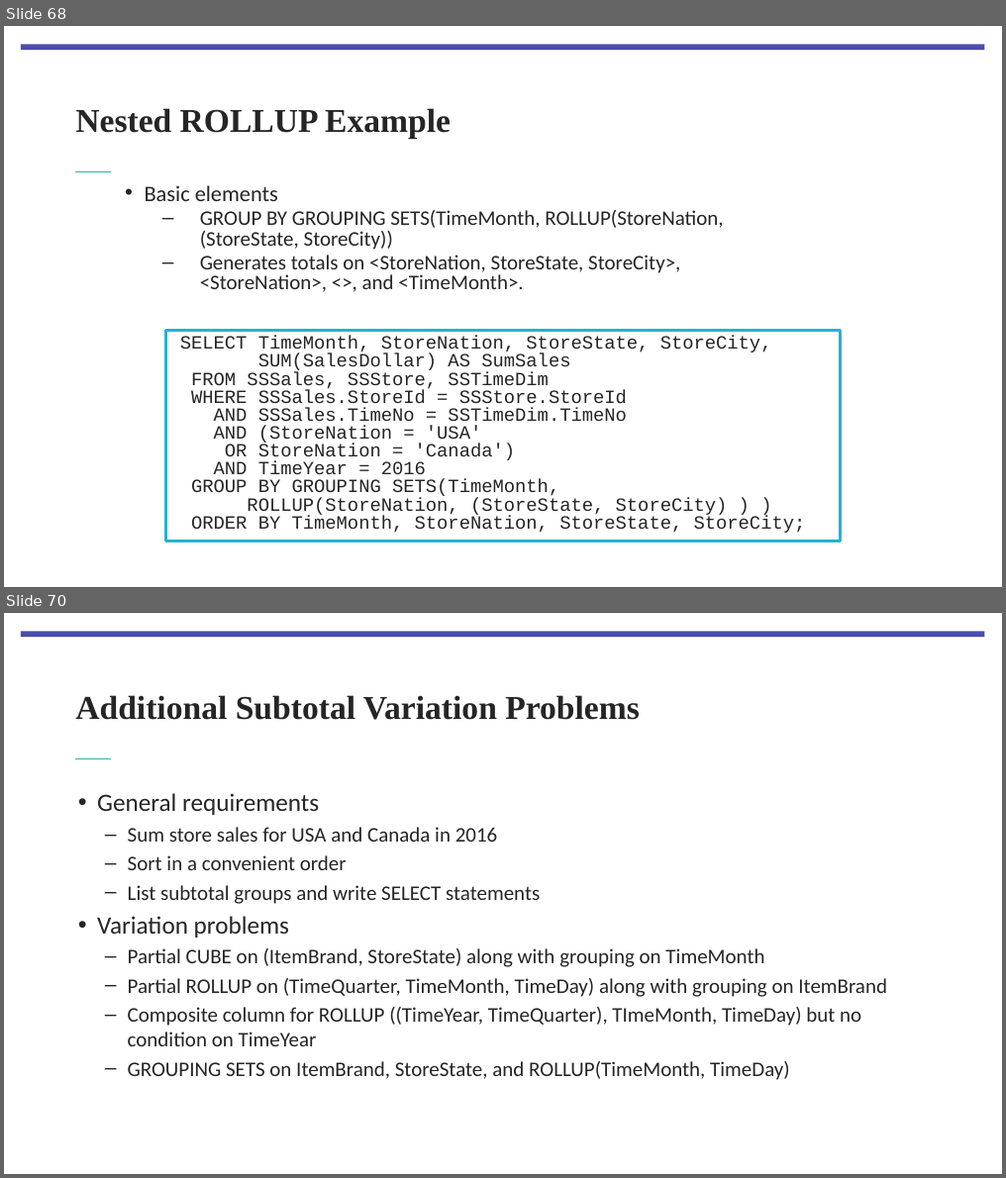
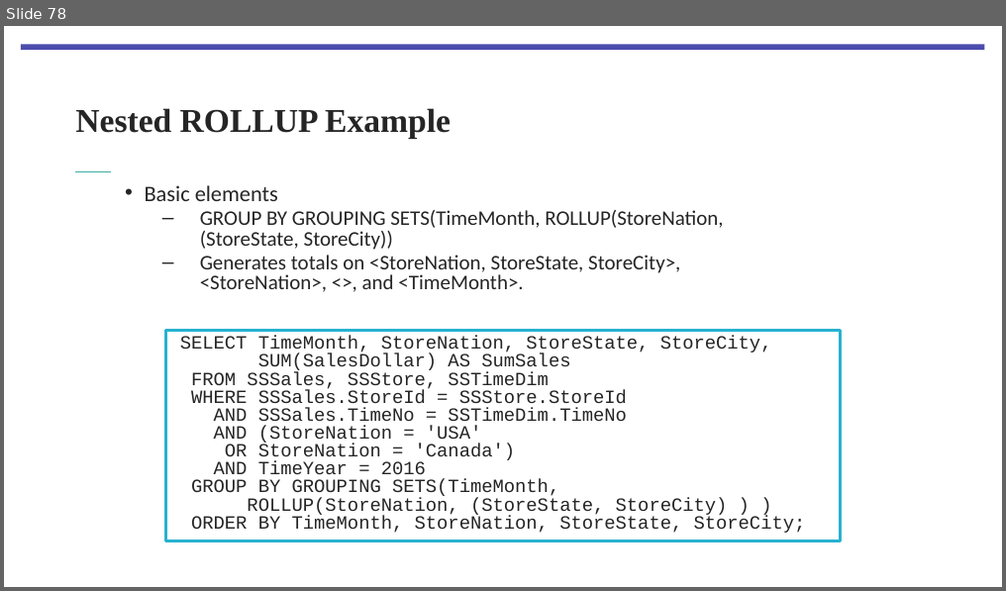
Before and after one commit to Monosakkarider/USN, a slide deck: BID3000/5Forelesning180923/Lecture 5 Query Formulation for Data Warehouses Part 1 V2.pptx. Shown one above the other, each under a label of ours: slides 68 and 70 before the commit, slide 78 after it; the slides between them are not shown. The pictures are 1006x1178 and 1006x591 pixels, drawn with LibreOffice and Linux fonts; fonts in the diff are those of the drawing; background and template pictures are left out. Boxes give left, top, right and bottom in pixels: in the first picture for what was removed or moved away, otherwise in the second. Text is boxed around its words. In the diff, an @@ line names an element or a change of style, - is before the commit and + after.

```diff
--- a/BID3000/5Forelesning180923/Lecture 5 Query Formulation for Data Warehouses Part 1 V2.pptx
+++ b/BID3000/5Forelesning180923/Lecture 5 Query Formulation for Data Warehouses Part 1 V2.pptx
@@ slide 70 removed at (4, 613, 1002, 1174), background #FFFFFF; not listed: 2 template elements that a slide beside it also shows @@
@@ title removed at (75, 695, 640, 720) @@
-Additional Subtotal Variation Problems
@@ text removed at (97, 793, 887, 1080) @@
-• General requirements
-  – Sum store sales for USA and Canada in 2016
-  – Sort in a convenient order
-  – List subtotal groups and write SELECT statements
-• Variation problems
-  – Partial CUBE on (ItemBrand, StoreState) along with grouping on TimeMonth
-  – Partial ROLLUP on (TimeQuarter, TimeMonth, TimeDay) along with grouping on ItemBrand
-  – Composite column for ROLLUP ((TimeYear, TimeQuarter), TImeMonth, TimeDay) but no condition on TimeYear
-  – GROUPING SETS on ItemBrand, StoreState, and ROLLUP(TimeMonth, TimeDay)
@@ what was slide 68 is now slide 78 @@
```
Also in this commit, not shown: 20 slides changed, 9 slides added, 46 other files.
